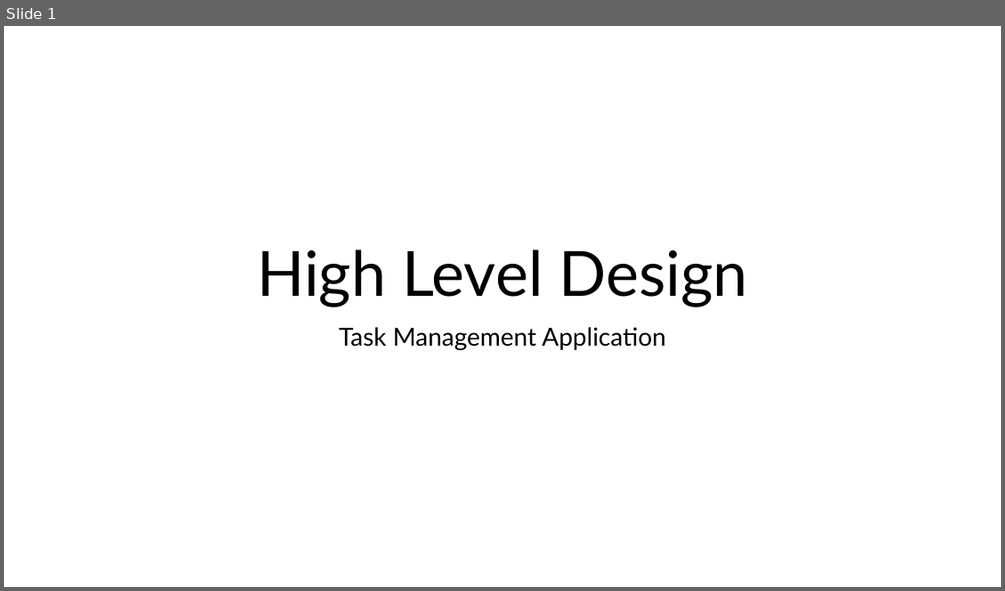
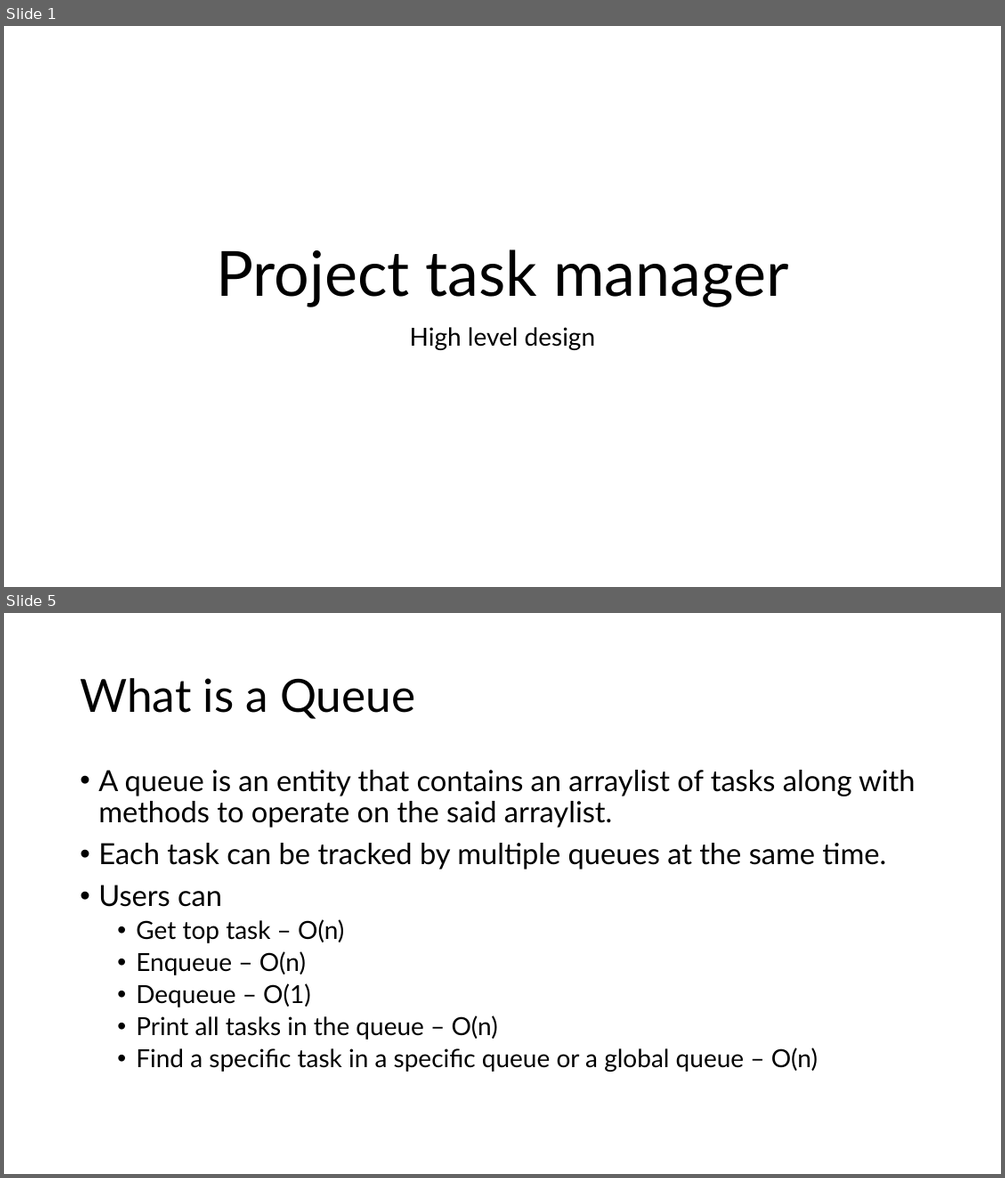
Before and after one commit to Avinash-p/Project-Task-Tracker, a slide deck: resources/High Level Design.pptx. Shown one above the other, each under a label of ours: slide 1 before the commit, slides 1 and 5 after it; the slides between them are not shown. The pictures are 1005x591 and 1005x1178 pixels, drawn with LibreOffice and Linux fonts; fonts in the diff are those of the drawing. Boxes give left, top, right and bottom in pixels: in the first picture for what was removed or moved away, otherwise in the second. Text is boxed around its words. In the diff, an @@ line names an element or a change of style, - is before the commit and + after.

```diff
--- a/resources/High Level Design.pptx
+++ b/resources/High Level Design.pptx
@@ slide 5 added at (x1=4, y1=613, x2=1001, y2=1174), background #FFFFFF @@
@@ title added at (x1=80, y1=678, x2=415, y2=719), 44 pt, text #000000 @@
+What is a Queue
@@ text added at (x1=98, y1=770, x2=914, y2=1071), 28 pt, text #000000 @@
+• A queue is an entity that contains an arraylist of tasks along with methods to operate on the said arraylist.
+• Each task can be tracked by multiple queues at the same time.
+• Users can
+  • Get top task – O(n)
+  • Enqueue – O(n)
+  • Dequeue – O(1)
+  • Print all tasks in the queue – O(n)
+  • Find a specific task in a specific queue or a global queue – O(n)
@@ slide 1 changed as well @@
@@ title at (x1=216, y1=249, x2=788, y2=307): text changed @@
-High Level Design
+Project task manager
@@ subtitle at (x1=410, y1=327, x2=595, y2=350): text changed @@
-Task Management Application
+High level design
```
Also in this commit, not shown: 2 other slides changed, 5 other slides added, 6 other files.
